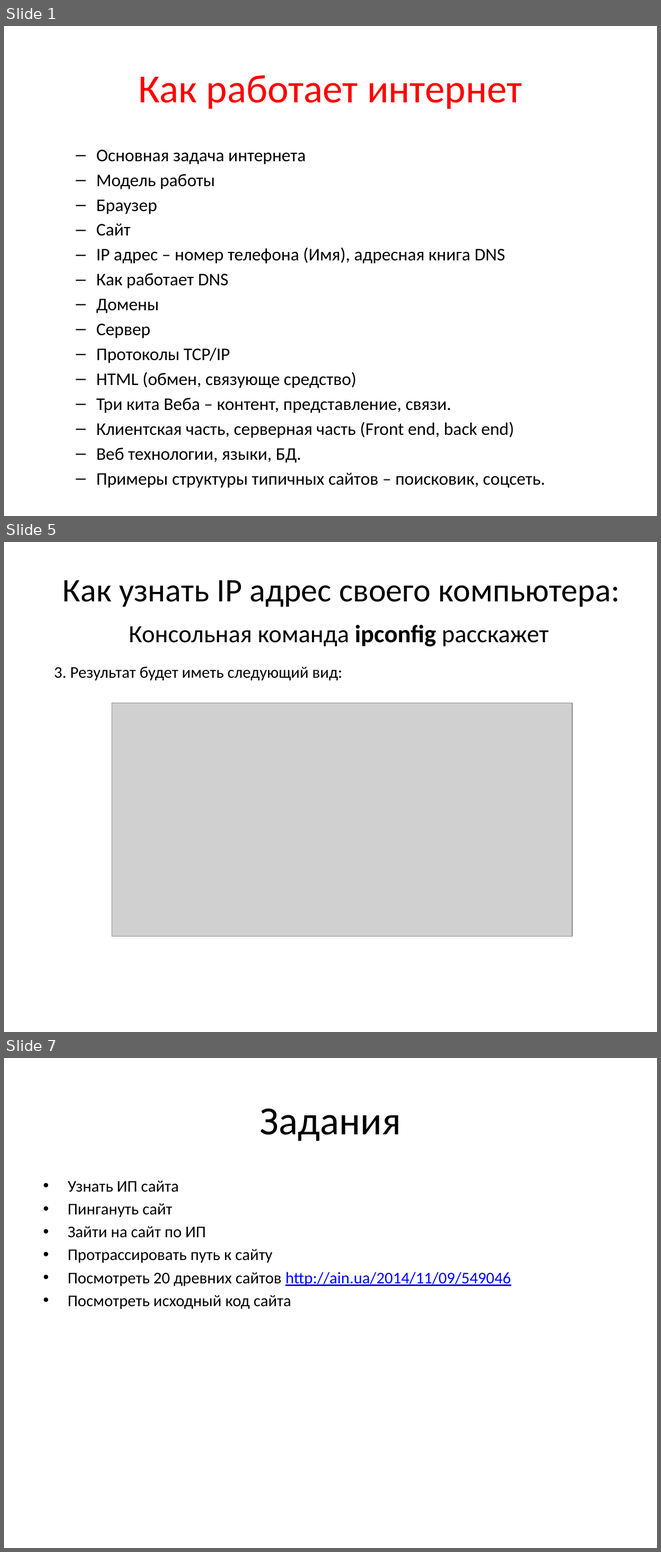
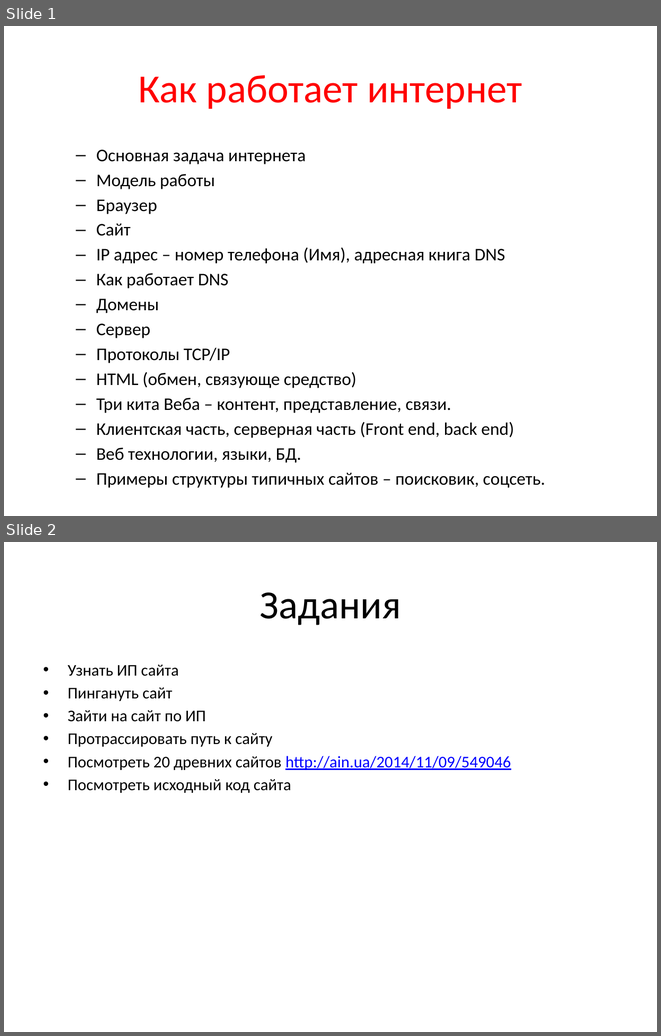
Before and after one commit to trazart/Web-course-01, a slide deck: 0001 - plan - lecture 2 - anton.pptx. Shown one above the other, each under a label of ours: slides 1, 5 and 7 before the commit, slides 1 and 2 after it; the slides between them are not shown. The pictures are 661x1552 and 661x1036 pixels, drawn with LibreOffice and Linux fonts; fonts in the diff are those of the drawing; grey boxes stand for pictures. Boxes give left, top, right and bottom in pixels: in the first picture for what was removed or moved away, otherwise in the second. Text is boxed around its words. In the diff, an @@ line names an element or a change of style, - is before the commit and + after.

```diff
--- a/0001 - plan - lecture 2 - anton.pptx
+++ b/0001 - plan - lecture 2 - anton.pptx
@@ slide 5 removed at <box>4,542,657,1032</box>, background #FFFFFF @@
@@ text removed at <box>63,580,619,607</box> @@
-Как узнать IP адрес своего компьютера:
@@ text removed at <box>129,625,549,646</box> @@
-Консольная команда ipconfig расскажет
@@ text removed at <box>54,667,343,680</box> @@
-3. Результат будет иметь следующий вид:
@@ picture removed at <box>112,703,572,936</box> @@
@@ what was slide 7 is now slide 2 @@
```
Also in this commit, not shown: 4 other slides removed.
